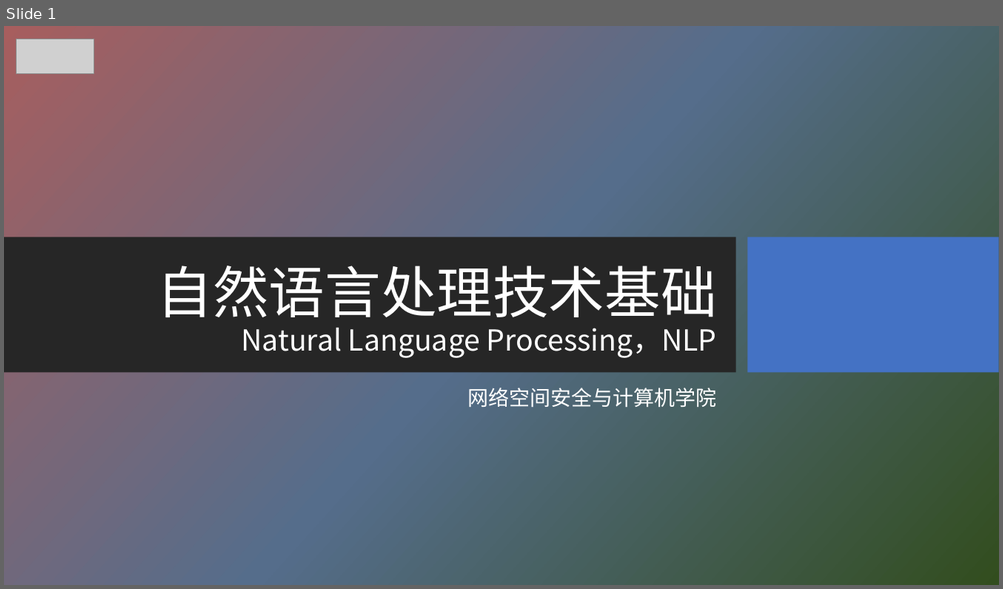
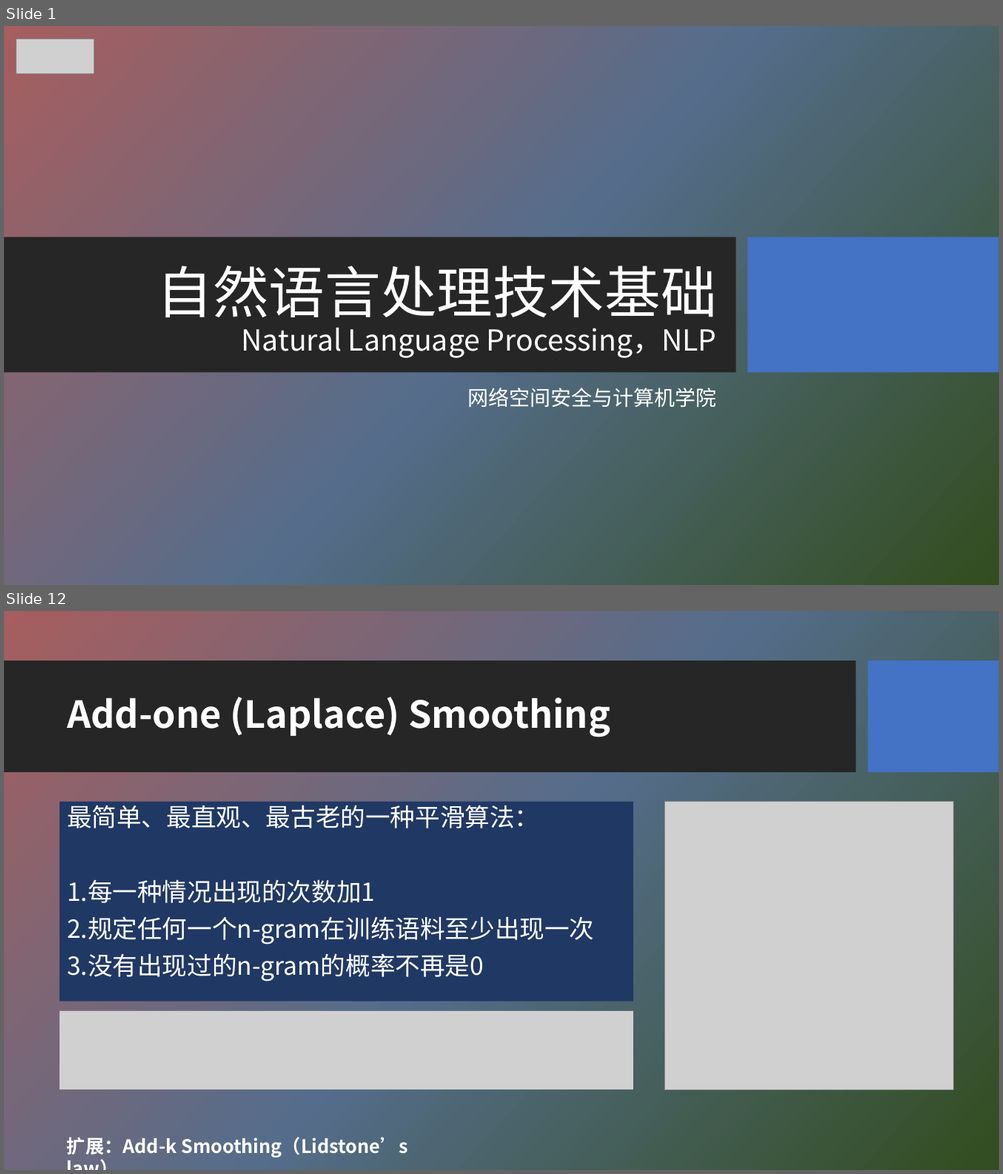
Before and after one commit to HBU/NLP_PPT, a slide deck: PPT-2020/ch03 n元语法模型.pptx. Shown one above the other, each under a label of ours: slide 1 before the commit, slides 1 and 12 after it; the slides between them are not shown. The pictures are 1003x589 and 1003x1174 pixels, drawn with LibreOffice and Linux fonts; fonts in the diff are those of the drawing; grey boxes stand for pictures; background and template pictures are left out. Boxes give left, top, right and bottom in pixels: in the first picture for what was removed or moved away, otherwise in the second. Text is boxed around its words. In the diff, an @@ line names an element or a change of style, - is before the commit and + after.

```diff
--- a/PPT-2020/ch03 n元语法模型.pptx
+++ b/PPT-2020/ch03 n元语法模型.pptx
@@ slide 12 added at bbox=[4, 611, 999, 1170], background picture (left out) @@
@@ rectangle added at bbox=[4, 661, 855, 773], fill #262626 @@
@@ rectangle added at bbox=[868, 661, 999, 773], fill #4472C4 @@
@@ title added at bbox=[67, 697, 610, 738], 36 pt, text #FFFFFF, bold @@
+Add-one (Laplace) Smoothing
@@ text added at bbox=[60, 802, 633, 1002], fill #203864, 24 pt, text #FFFFFF @@
+最简单、最直观、最古老的一种平滑算法：
+1.每一种情况出现的次数加1
+2.规定任何一个n-gram在训练语料至少出现一次
+3.没有出现过的n-gram的概率不再是0
@@ picture added at bbox=[665, 802, 953, 1090] @@
@@ picture added at bbox=[60, 1011, 633, 1090] @@
@@ text added at bbox=[67, 1137, 407, 1158], 18 pt, text #FFFFFF, bold @@
+扩展：Add-k Smoothing（Lidstone’s law）
```
Also in this commit, not shown: 5 slides changed, 21 other slides added, 3 slides removed.
